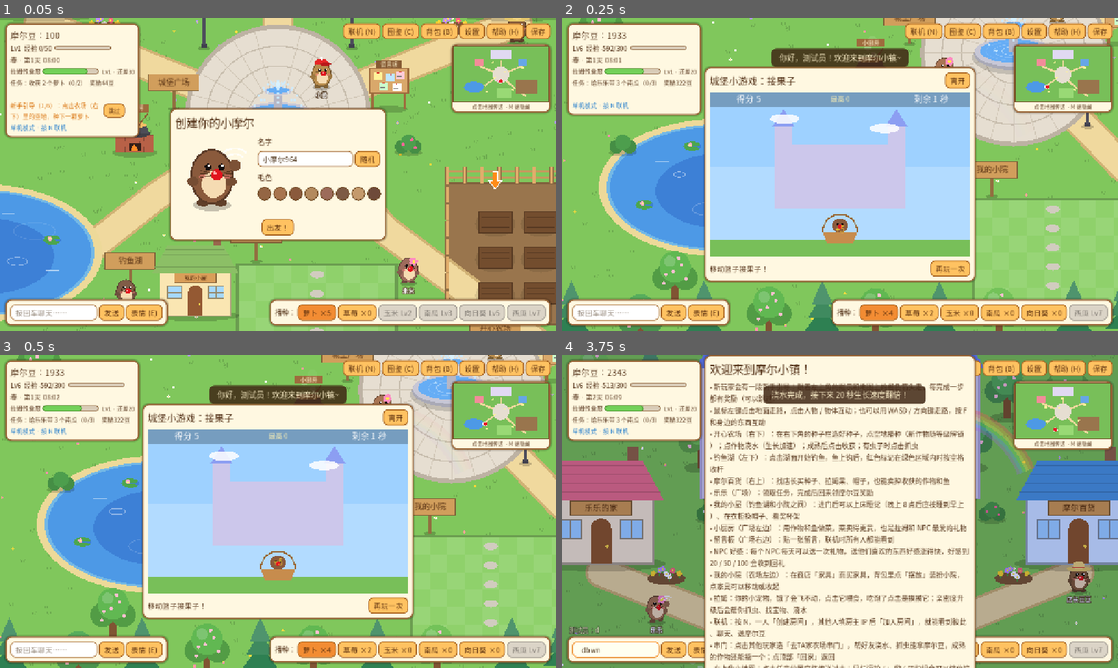
Above: before the commit, frames 1-4 (two rows, left to right).
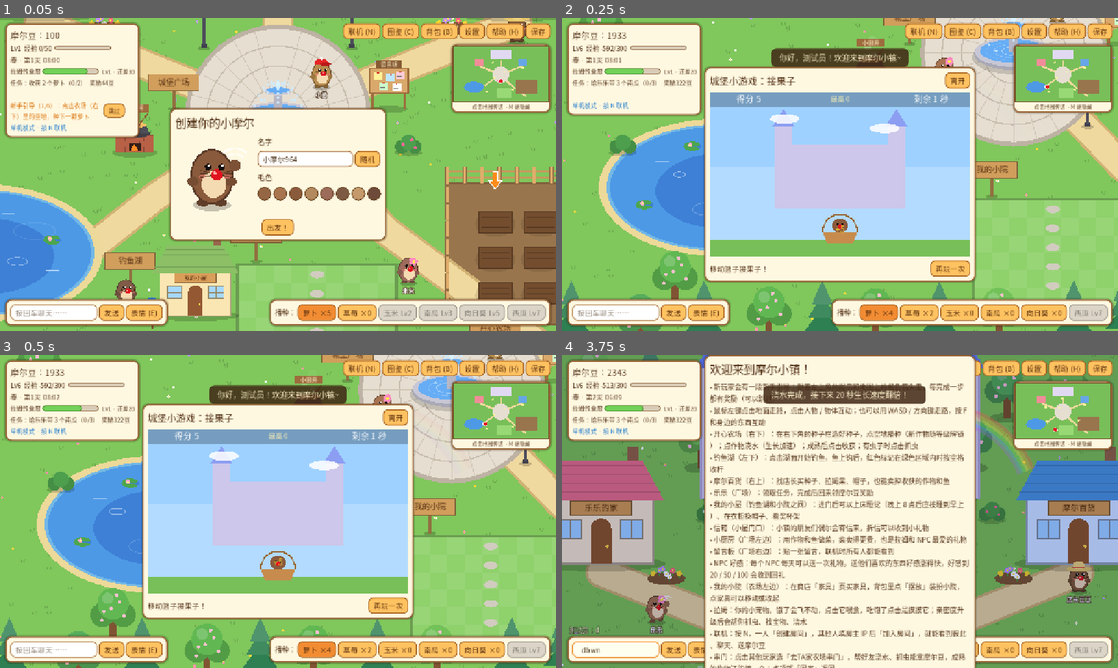
Above: after the commit, the same moments.

Repository: wangchaozhi/mole-town
Game: Godot game, scene res://tests/smoke_test.tscn
The game is run twice, just before and just after one commit, with the same random seed, the same clock (stepped at 60 frames per second) and the same inputs. This scene is started directly instead of the project's main scene.
Inputs (mouse positions are in pixels of both pictures, inside the frame that each line leads up to):
- Up to frame 1 (0.05 s): no input
- Up to frame 2 (0.25 s): no input
- Up to frame 3 (0.5 s): no input
- Up to frame 4 (3.75 s): click "保存" at 0.5 s; tap Enter at 1.25, 1.35 s; move the mouse to (1062, 411) at 1.27 s; hold D 1.28-2.03 s; click (1062, 411) at 1.42 s; tap Space at 1.52, 1.82, 2.27, 2.57 s; move the mouse to (728, 527) at 2.02 s; hold S 2.03-2.78 s; tap Keypad Enter at 2.1 s; move the mouse to (895, 442) at 2.77 s; hold D 2.78-3.53 s; tap B at 2.85 s; move the mouse to (812, 574) at 3.52 s; hold W from 3.53 s (still down); tap N at 3.6 s; click (812, 574) at 3.67 s

The runs differ from the first frame. In frame 1, less than 0.1% of the frame differs, in the area x 26-29%, y 89-100%; in frame 2, nothing differs; in frame 3, nothing differs; in frame 4, 7.9%, in the area x 26-74%, y 54-100%.

Commit message:
新增信箱和 NPC 来信
- 小屋门口新增信箱，有新信时竖起红旗并显示数量
- 每个新的一天有一半概率收到某位 NPC 的来信，附带礼物（好感越高礼物越好：拉姆果 → 种子 / 菜 → 摩尔豆 / 家具 / 蛋糕）
- 每周开始时摩尔国王来信介绍本周挑战
- 信箱界面（ui_mail.gd）：新信在上面，拆信收礼物；信件随存档保存，最多保留 20 封
- 冒烟测试加入信箱检查

Co-Authored-By: Claude Opus 5.5 <noreply@anthropic.com>

Diff:
--- a/scripts/game_state.gd
+++ b/scripts/game_state.gd
@@ -304,7 +304,7 @@
 		"hat": hat, "owned_hats": owned_hats, "rod_level": rod_level, "has_sprinkler": has_sprinkler, "lahm_acc": lahm_acc, "owned_lahm_accs": owned_lahm_accs, "lahm_hunger": lahm_hunger, "lahm_exp": lahm_exp, "player_exp": player_exp, "player_level": player_level, "lahm_level": lahm_level,
 		"day": day, "minutes": minutes, "quest": quest, "quests_done": quests_done, "help_today": help_today, "tutorial_step" …(432 unchanged characters)…
 		"player_name": player_name, "body_color": body_color,
-		"plots": plots, "home": home, "board": board, "npc_affinity": npc_affinity, "npc_gift_day": npc_gift_day, "saved_at": Time.get_unix_time_from_system(),
+		"plots": plots, "home": home, "board": board, "mail": mail, "npc_affinity": npc_affinity, "npc_gift_day": npc_gift_day, "saved_at": Time.get_unix_time_from_system(),
 	}
 	_write_save(JSON.stringify(data))
 
@@ -365,6 +365,11 @@
 	music_volume = clampf(float(data.get("music_volume", 0.6)), 0.0, 1.0)
 	sfx_volume = clampf(float(data.get("sfx_volume", 0.8)), 0.0, 1.0)
 	plots = data.get("plots", {})
+	mail = []
+	for mm in data.get("mail", []):
+		if typeof(mm) == TYPE_DICTIONARY:
+			mail.append({"from": str(mm.get("from", "")), "text": str(mm.get("text", "")), "gift": str(mm.get("gift", "")),
+				"n": int(mm.get("n", 0)), "read": bool(mm.get("read", true)), "day": int(mm.get("day", 1))})
 	board = []
 	for m in data.get("board", []):
 		if typeof(m) == TYPE_DICTIONARY:
@@ -516,6 +521,7 @@
 	stats = {}
 	board = []
 	tutorial_step = 0
+	mail = []
 	achievements = []
 	raining = false
 	weather_timer = 60.0
@@ -1003,6 +1009,7 @@
 	help_today = 0
 	day += 1
 	_sync_week()
+	_daily_mail()
 	if season() != old_season:
 		season_changed.emit()
 		toast.emit(["春天来了，萝卜和草莓长得最快！", "夏天到了，玉米、向日葵和西瓜长得最快！", "秋天来了，南瓜和萝卜长得最快！", "冬天到了，下雪啦，作物长得慢一些~"][season()])
@@ -1220,3 +1227,71 @@
 	has_sprinkler = true
 	tools_changed.emit()
 	return true
+
+
+# ---------- 信箱 ----------
+
+const MAIL_LINES := {
+	"乐乐": ["最近农场种得怎么样？给你寄了点小东西~", "谢谢你一直帮我做任务！这是一点心意。"],
+	"店长豆豆": ["摩尔百货感谢你的光临！附上一点小礼物。", "下次来店里，记得看看今天的特价哦~"],
+	"小黄": ["我在广场上看到你啦！送你点东西~", "一起去钓鱼吧！先送你点好东西。"],
+	"嘟嘟": ["今天湖边的风好舒服，给你寄了点东西。", "钓鱼的诀窍是耐心哦！附赠小礼物~"],
+	"米米": ["我的草莓熟了，分你一点！", "农场的害虫被你抓走了好多，谢谢你！"],
+	"阿呆": ["城堡守卫阿呆来信！附上一点心意。", "嘿嘿，猜猜我给你寄了什么？"],
+}
+
+signal mail_changed
+
+var mail: Array = []  # [{"from", "text", "gift", "n", "read", "day"}]，最新的在最后
+
+
+func add_mail(from: String, text: String, gift: String = "", n: int = 0) -> void:
+	mail.append({"from": from, "text": text, "gift": gift, "n": n, "read": false, "day": day})
+	while mail.size() > 20:
+		mail.pop_front()
+	mail_changed.emit()
+	toast.emit("信箱里有一封来自%s的新信件！" % from)
+
+
+func unread_mail() -> int:
+	var n := 0
+	for m in mail:
+		if not m["read"]:
+			n += 1
+	return n
+
+
+## 打开信件：标记已读，收下附带的礼物。返回礼物描述（没有礼物返回空字符串）
+func open_mail(i: int) -> String:
+	if i < 0 or i >= mail.size():
+		return ""
+	var m: Dictionary = mail[i]
+	var got := ""
+	if not m["read"] and str(m["gift"]) != "" and int(m["n"]) > 0:
+		if m["gift"] == "beans":
+			add_beans(int(m["n"]))
+			got = "%d 摩尔豆" % int(m["n"])
+		else:
+			add_item(str(m["gift"]), int(m["n"]))
+			got = "%s ×%d" % [item_name(str(m["gift"])), int(m["n"])]
+	m["read"] = true
+	mail_changed.emit()
+	return got
+
+
+## 每天早上：一半概率收到某位 NPC 的信（好感越高礼物越好）；新的一周国王会来信
+func _daily_mail() -> void:
+	if (day - 1) % 7 == 0 and day > 1:
+		add_mail("摩尔国王", "新的一周开始了！本周挑战：%s。完成后来城堡找我领奖！" % weekly()["text"])
+	if randf() < 0.5:
+		var who: String = MAIL_LINES.keys().pick_random()
+		var a := affinity(who)
+		var gift := "lahm_fruit"
+		var n := 1
+		if a >= 50:
+			gift = ["beans", "furn_pot", "strawberry_cake"].pick_random()
+			n = 60 if gift == "beans" else 1
+		elif a >= 20:
+			gift = ["seed_" + CROPS.keys().filter(func(c): return is_unlocked(c)).pick_random(), "carrot_soup"].pick_random()
+			n = 3 if str(gift).begins_with("seed_") else 1
+		add_mail(who, MAIL_LINES[who].pick_random(), gift, n)
--- a/scripts/main.gd
+++ b/scripts/main.gd
@@ -632,6 +632,7 @@
 func _build_cottage() -> void:
 	_prop("cottage", COTTAGE_POS, "我的小屋")
 	_spot("home_door", COTTAGE_POS)
+	_spot("mailbox", COTTAGE_POS + Vector2(-100, 30))
 	add_child(Interior.new())
 	var room := Interior.ROOM
 	_spot("exit_door", Vector2(room.get_center().x, room.end.y - 4))
@@ -724,6 +725,8 @@
 			opts.append(["给拉姆换饰品", _lahm_wardrobe])
 			opts.append(["关上衣柜", ui._noop])
 			ui.show_dialog("衣柜", "今天戴哪顶帽子？（新帽子可以在摩尔百货买）", opts)
+		"mailbox":
+			ui.open_mail()
 		"shelf":
 			var st: Dictionary = GameState.stats
 			ui.show_dialog("奖杯架", "成就 %d / %d　等级 Lv%d\n累计收获 %d 个作物 · 钓到 %d 条鱼 · 做了 %d 道菜 · 接果子最高 %d 分" % [
--- a/scripts/spot.gd
+++ b/scripts/spot.gd
@@ -8,6 +8,8 @@
 
 func _ready() -> void:
 	add_to_group("interactable")
+	if kind == "mailbox":
+		GameState.mail_changed.connect(queue_redraw)
 
 
 func hit_test(p: Vector2) -> bool:
@@ -18,6 +20,7 @@
 		"bed": Rect2(-50, -60, 100, 66),
 		"wardrobe": Rect2(-34, -110, 68, 112),
 		"shelf": Rect2(-44, -100, 88, 80),
+		"mailbox": Rect2(-20, -64, 40, 66),
 	}[kind]
 	return Rect2(position + r.position, r.size).has_point(p)
 
@@ -56,5 +59,17 @@
 				draw_colored_polygon(PackedVector2Array([p + Vector2(-6, 0), p + Vector2(6, 0), p + Vector2(4, -10), p + Vector2(-4, -10)]), Color(1, 0.82, 0.2))
 				draw_rect(Rect2(p + Vector2(-3, -14), Vector2(6, 4)), Color(1, 0.82, 0.2))
 			D.text(self, Vector2(0, -116), "奖杯架 %d" % n, 13, Color(0.45, 0.3, 0.2))
+		"mailbox":
+			draw_rect(Rect2(-3, -36, 6, 36), Color(0.5, 0.33, 0.2))
+			draw_rect(Rect2(-15, -58, 30, 24), Color(0.2, 0.5, 0.85))
+			draw_circle(Vector2(0, -58), 15.0, Color(0.2, 0.5, 0.85))
+			draw_rect(Rect2(-11, -52, 22, 4), Color(0.12, 0.3, 0.55))
+			var unread := GameState.unread_mail()
+			if unread > 0:
+				draw_rect(Rect2(13, -76, 3, 22), Color(0.9, 0.15, 0.15))
+				draw_rect(Rect2(13, -76, 12, 8), Color(0.9, 0.15, 0.15))
+				D.text(self, Vector2(0, -88), "%d 封新信" % unread, 12, Color(0.85, 0.15, 0.15))
+			else:
+				draw_rect(Rect2(13, -50, 12, 3), Color(0.9, 0.15, 0.15))
 		"exit_door", "castle_exit":
 			D.text(self, Vector2(0, -2), "出门", 13, Color(1, 0.95, 0.85))
--- a/scripts/ui.gd
+++ b/scripts/ui.gd
@@ -59,6 +59,7 @@
 var minimap_panel: PanelContainer
 var act  # ui_activities.gd：送礼物、小游戏、留言板
 var kitchen  # ui_kitchen.gd：烹饪
+var mailui  # ui_mail.gd：信箱
 var visit_bar: PanelContainer
 var visit_label: Label
 
@@ -108,6 +109,10 @@
 	kitchen.ui = self
 	add_child(kitchen)
 	kitchen.build()
+	mailui = preload("res://scripts/ui_mail.gd").new()
+	mailui.ui = self
+	add_child(mailui)
+	mailui.build()
 	_build_help()
 	_build_toast()
 	Net.status_changed.connect(func(_t): _refresh_net())
@@ -555,6 +560,7 @@
 		+ "• 摩尔百货（右上）：找店长买种子、拉姆果、帽子，也能卖掉收获的作物和鱼\n" \
 		+ "• 乐乐（广场）：领取任务，完成后回来领摩尔豆奖励\n" \
 		+ "• 我的小屋（钓鱼湖和小院之间）：进门后可以上床睡觉（晚上 8 点后直接睡到早上）、在衣柜换帽子、看奖杯架\n" \
+		+ "• 信箱（小屋门口）：小镇的朋友们偶尔会寄信来，拆信可以收到小礼物\n" \
 		+ "• 小厨房（广场左边）：用作物和鱼做菜，菜卖得更贵，也是拉姆和 NPC 最爱的礼物\n" \
 		+ "• 留言板（广场右边）：贴一张留言，联机时所有人都能看到\n" \
 		+ "• NPC 好感：每个 NPC 每天可以送一次礼物，送他们喜欢的东西好感涨得快，好感到 20 / 50 / 100 会收到回礼\n" \
@@ -702,6 +708,7 @@
 	progress.close()
 	act.close()
 	kitchen.close()
+	mailui.close()
 	if fishing:
 		_stop_fishing()
 
@@ -1139,3 +1146,7 @@
 	Sfx.play("pop")
 	show_toast("截图已保存：" + ProjectSettings.globalize_path(path))
 	return path
+
+
+func open_mail() -> void:
+	mailui.open()
--- /dev/null
+++ b/scripts/ui_mail.gd
@@ -0,0 +1,81 @@
+extends Node
+## 信箱界面：列出收到的信（新的在上面），打开信件可以收下附带的礼物。由 ui.gd 创建。
+
+var ui  # ui.gd
+var panel: PanelContainer
+var list: VBoxContainer
+
+
+func build() -> void:
+	panel = ui._panel()
+	ui._centered(panel)
+	var v := VBoxContainer.new()
+	v.add_theme_constant_override("separation", 8)
+	panel.add_child(v)
+	var title := HBoxContainer.new()
+	var tl: Label = ui._label("我的信箱", 24)
+	tl.size_flags_horizontal = Control.SIZE_EXPAND_FILL
+	title.add_child(tl)
+	title.add_child(ui._button("关闭", close))
+	v.add_child(title)
+	var scroll := ScrollContainer.new()
+	scroll.custom_minimum_size = Vector2(560, 320)
+	scroll.horizontal_scroll_mode = ScrollContainer.SCROLL_MODE_DISABLED
+	list = VBoxContainer.new()
+	list.size_flags_horizontal = Control.SIZE_EXPAND_FILL
+	list.add_theme_constant_override("separation", 6)
+	scroll.add_child(list)
+	v.add_child(scroll)
+	panel.visible = false
+	GameState.mail_changed.connect(func():
+		if panel.visible:
+			refresh())
+
+
+func open() -> void:
+	ui.close_popups()
+	refresh()
+	panel.visible = true
+
+
+func close() -> void:
+	panel.visible = false
+
+
+func refresh() -> void:
+	for c in list.get_children():
+		c.queue_free()
+	if GameState.mail.is_empty():
+		list.add_child(ui._label("信箱空空的。小镇的朋友们偶尔会给你寄信哦~", 16))
+		return
+	for i in range(GameState.mail.size() - 1, -1, -1):
+		var m: Dictionary = GameState.mail[i]
+		var note := PanelContainer.new()
+		var sb := StyleBoxFlat.new()
+		sb.bg_color = Color(1, 0.97, 0.85) if not m["read"] else Color(0.93, 0.91, 0.87)
+		sb.set_corner_radius_all(8)
+		sb.set_content_margin_all(8)
+		sb.set_border_width_all(2)
+		sb.border_color = Color(0.9, 0.5, 0.2) if not m["read"] else Color(0.75, 0.7, 0.65)
+		note.add_theme_stylebox_override("panel", sb)
+		var hb := HBoxContainer.new()
+		note.add_child(hb)
+		var gift := ""
+		if str(m["gift"]) != "" and int(m["n"]) > 0:
+			gift = "  【附礼物】" if not m["read"] else "  （礼物已收下）"
+		var l: Label = ui._label("%s来自 %s（第%d天）%s\n%s" % ["✉ " if not m["read"] else "", m["from"], int(m["day"]), gift, m["text"]], 15)
+		l.autowrap_mode = TextServer.AUTOWRAP_ARBITRARY
+		l.custom_minimum_size = Vector2(430, 0)
+		l.size_flags_horizontal = Control.SIZE_EXPAND_FILL
+		hb.add_child(l)
+		if not m["read"]:
+			hb.add_child(ui._button("拆信", _open_letter.bind(i)))
+		list.add_child(note)
+
+
+func _open_letter(i: int) -> void:
+	var got := GameState.open_mail(i)
+	Sfx.play("gift" if got != "" else "pop")
+	if got != "":
+		ui.show_toast("收到了 %s！" % got)
+	refresh()
--- a/tests/smoke_test.gd
+++ b/tests/smoke_test.gd
@@ -293,6 +293,17 @@
 	main.exit_room()
 	check(not main.inside and p.position.distance_to(main.ROOMS["castle"]["exit"]) < 1.0, "走出城堡回到大门口")
 
+	print("[信箱]")
+	var mail0: int = GameState.mail.size()
+	GameState.add_mail("乐乐", "测试信件", "lahm_fruit", 2)
+	check(GameState.mail.size() == mail0 + 1 and GameState.unread_mail() >= 1, "收到新信")
+	var fruit0 := GameState.count("lahm_fruit")
+	GameState.open_mail(GameState.mail.size() - 1)
+	check(GameState.count("lahm_fruit") == fruit0 + 2 and GameState.open_mail(GameState.mail.size() - 1) == "", "拆信收礼物，不能重复领")
+	ui.open_mail()
+	check(ui.mailui.panel.visible, "打开信箱")
+	ui._close_all()
+
 	print("[界面]")
 	# 把每个面板都打开关上一遍，界面代码里的错误会以 SCRIPT ERROR 出现在日志里
 	ui.open_shop()
Not shown, added: scripts/ui_mail.gd.uid
Not shown, changed: README.md
Not shown, changed: ROADMAP.md
